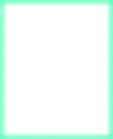
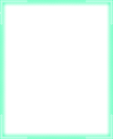
Layered file, before and after one edit (113x139). Changes by layer:
added group "Groupe de calques" with 4 layers above "border.xcf" over [0, 0, 113, 139]
added layer "Copie de Copie de Copie de coins" in group "Groupe de calques" over [85, 114, 113, 139]
added layer "Copie de Copie de coins" in group "Groupe de calques" over [0, 114, 28, 139]
added layer "Copie de coins" in group "Groupe de calques" over [85, 0, 113, 25]
added layer "coins" in group "Groupe de calques" over [0, 0, 28, 25]
